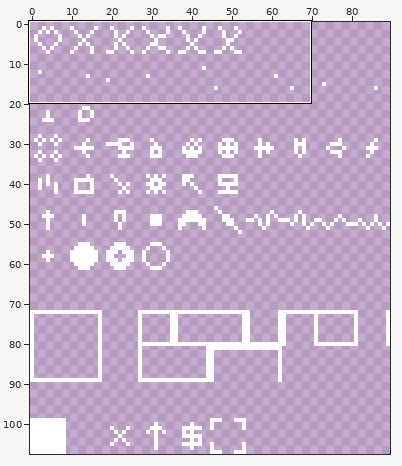
Pixel-art file, stored at Resources/Sprites.aseprite. The picture above shows the old version from afar; the outline marks the close-up.
Close-up. First the earlier version:
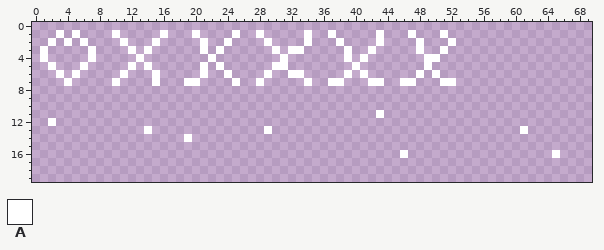
90x108 pixels, 1 frame. Shown: x 0..69, y 0..19. The commit also changed other parts of the picture, which this record leaves out.
Palette (. is transparent): A #ffffff
Pixels before, first column x 1:
 1 ..A.A....A.....A...A....A..A.....A..A.....A...A...A..............
 2 .A.A.A....A...A.....A..A....A....A...A....A....A...A.............
 3 A.....A....A.A......A.A......A.AA.....A..A.....A..A..............
 4 A.....A.....A........A........A.......A.A.......AA...............
 5 .A...A.....A.A......A.A......AA........A........A................
 6 ..A.A.....A...A.....A..A....A..AA.....A.A......A.A...............
 7 ...A.....A....A...AA....A..A.....A..AA...AA..AA...AA.............
 8 .................................................................
 9 .................................................................
10 .................................................................
11 ..........................................A......................
12 .A...............................................................
13 .............A..............A...............................A....
14 ..................A..............................................
15 .................................................................
16 .............................................A..................A
And afterwards:
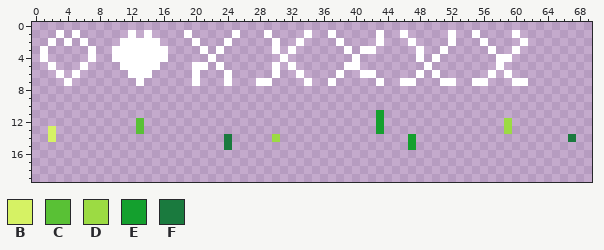
Colours new in this view: B #d6f264  C #59c135  D #9cdb43  E #14a02e  F #1a7a3e
The exact change:
Changed rows in their new state; - is an unchanged pixel.
first column x 10:
 1 .-A-A-.--A.-------.A----------------A.---.A--A----A-
 2 --AAA-----A.-------.A--A.------------A.-------A----A
 3 AA-A-AA----------------.-------A---------------A--A-
 4 AAA-AAA----------------------.A.------A.--------AA--
 5 -A-A-A----A----------.A------A------------------A---
 6 -.AAA.----A.-------.A-.-----A.--A--------------A-A--
 7 .--A-.---.----A.---A--------.---.------------AA---AA
first column x 2:
11 -----------------------------------------E------------------------
12 .----------C-----------------------------E---------------D--------
13 B----------C.--------------.-------------E---------------D-.------
14 B----------------.----F-----D----------------E-------------------F
15 ----------------------F----------------------E--------------------
16 --------------------------------------------.------------------.--
Pixel boxes of the changes (left, top, right, bottom) in both close-ups:
changed: (112, 30, 576, 158)
changed: (48, 118, 56, 142)
